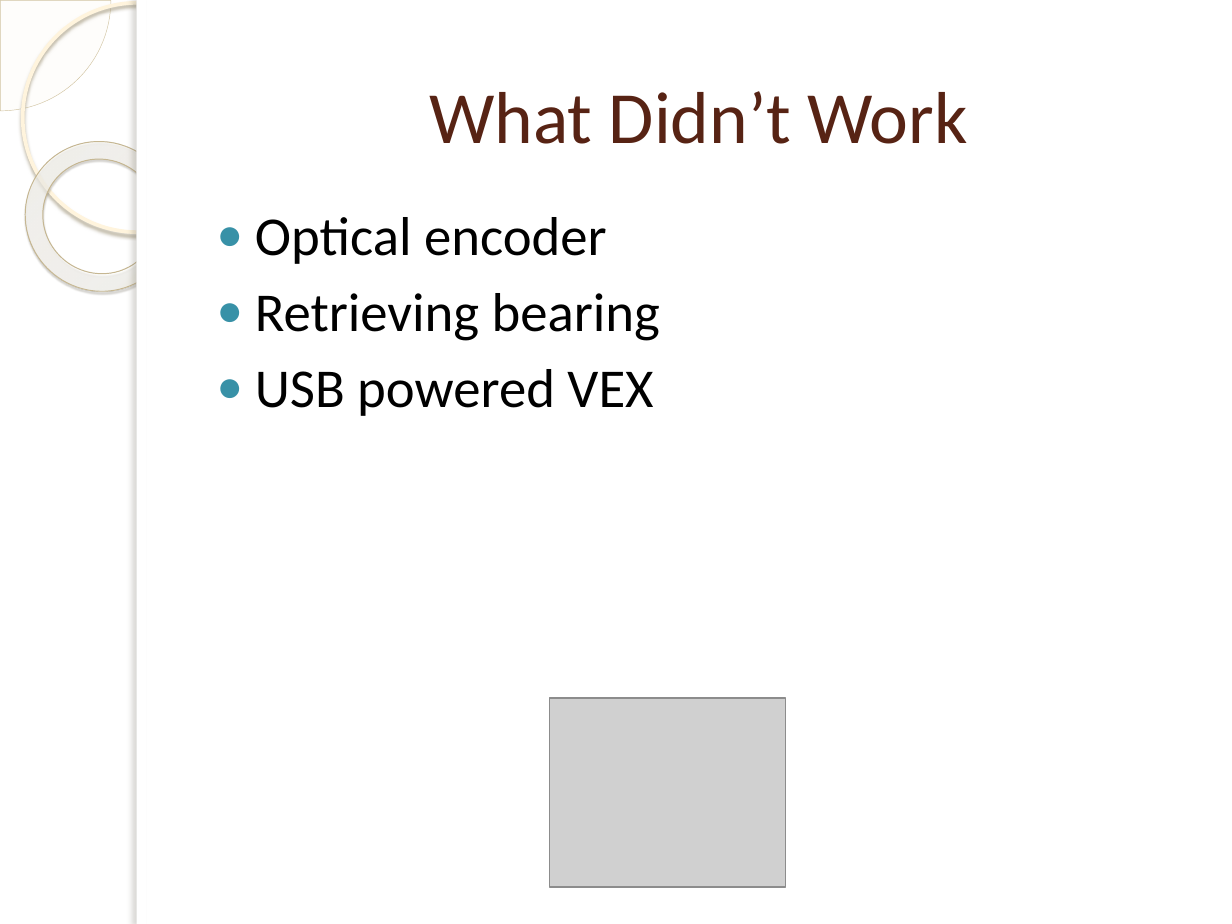
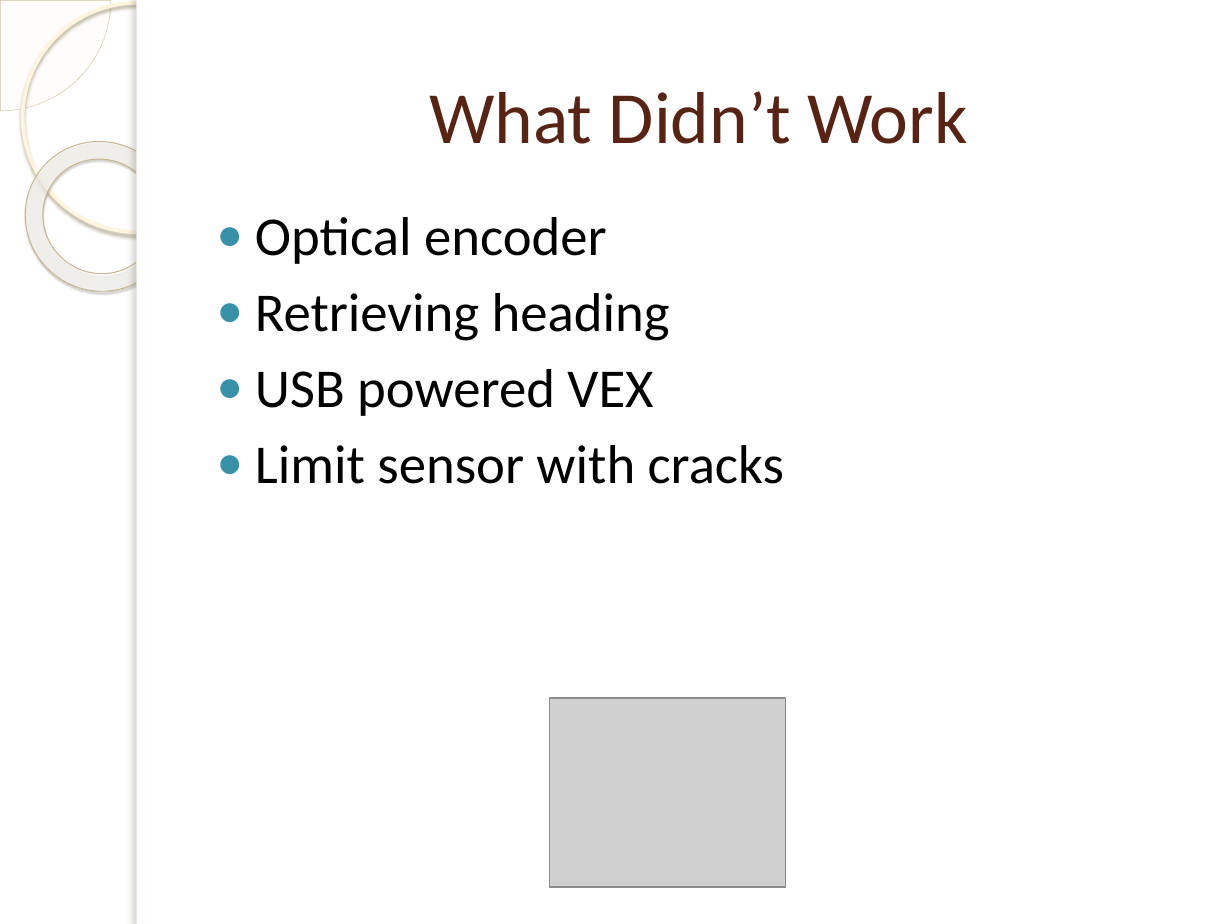
Before and after one commit to Str8AWay/EmbeddedSystems, a slide deck: slide 6 of Deliverables/Iteration 2/Presentation/Iteration2.pptx. Drawn at 1232x924 pixels with LibreOffice and Linux fonts; fonts in the diff are those of the drawing; grey boxes stand for pictures; background and template pictures are left out. Boxes give left, top, right and bottom in pixels: in the first picture for what was removed or moved away, otherwise in the second. Text is boxed around its words. In the diff, an @@ line names an element or a change of style, - is before the commit and + after.

```diff
--- a/Deliverables/Iteration 2/Presentation/Iteration2.pptx
+++ b/Deliverables/Iteration 2/Presentation/Iteration2.pptx
@@ text at bbox=[255, 293, 670, 341]: text changed @@
-● Retrieving bearing
+● Retrieving heading
@@ text at bbox=[255, 445, 784, 484]: paragraph added @@
+● Limit sensor with cracks
```
Also in this commit, not shown: 4 other slides changed, 15 other files.
